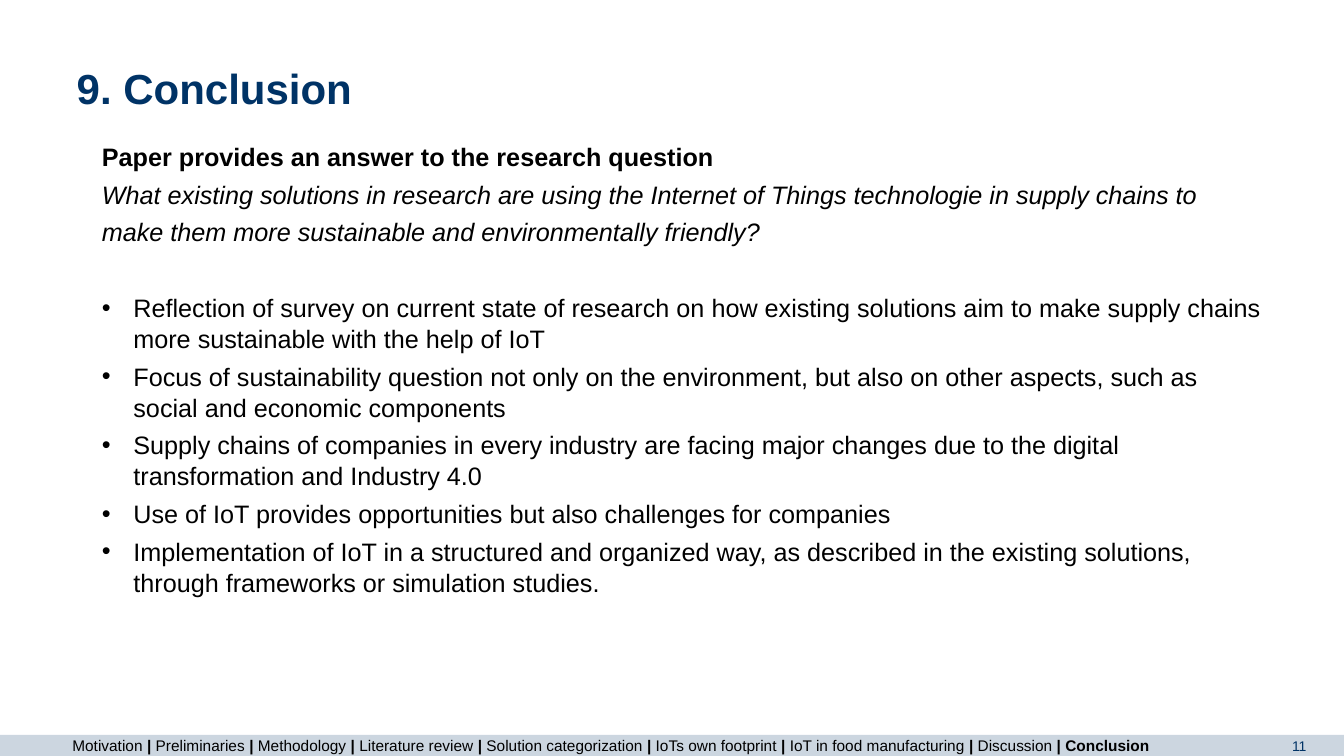
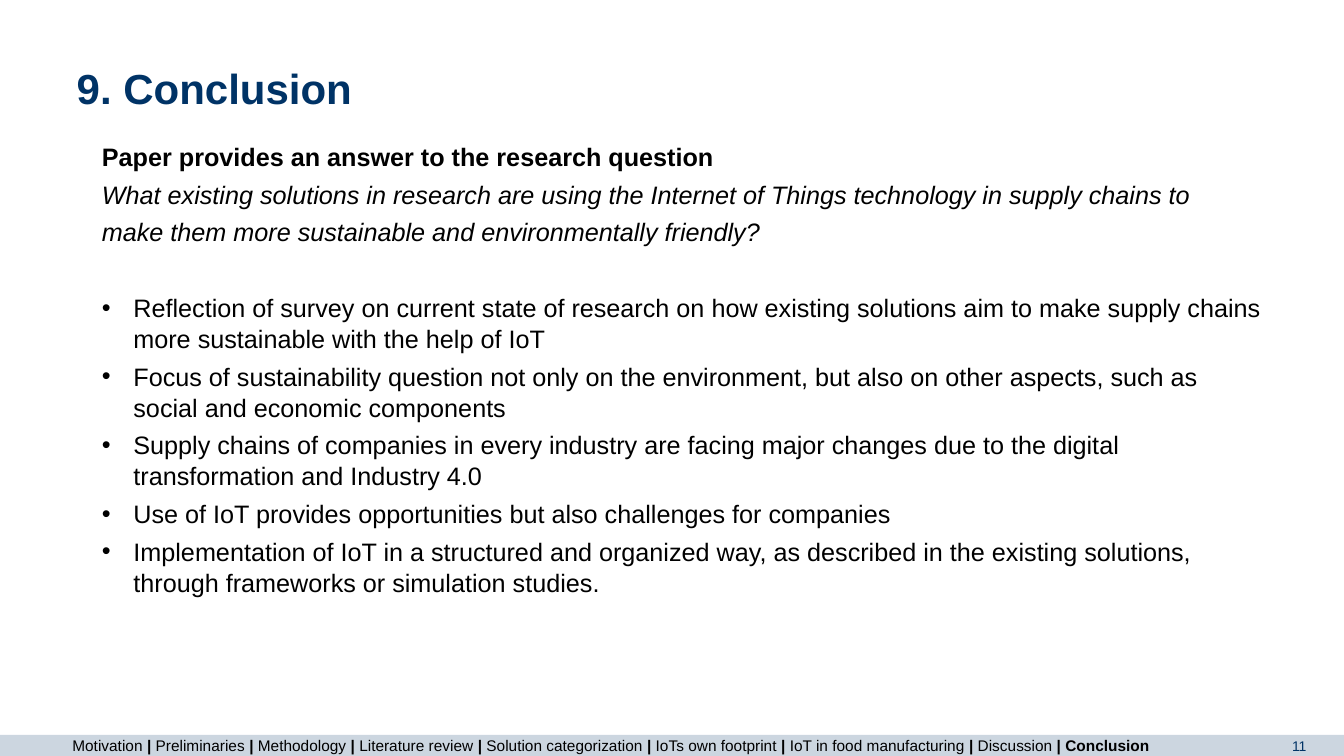
Before and after one commit to majuritz/internet-of-things-seminar, a slide deck: slide 11 of IoT final presentation.pptx. Drawn at 1344x756 pixels with LibreOffice and Linux fonts; fonts in the diff are those of the drawing; background and template pictures are left out. Boxes give left, top, right and bottom in pixels: in the first picture for what was removed or moved away, otherwise in the second. Text is boxed around its words. In the diff, an @@ line names an element or a change of style, - is before the commit and + after.

```diff
--- a/IoT final presentation.pptx
+++ b/IoT final presentation.pptx
@@ text at (102, 185, 1190, 209): text changed @@
-What existing solutions in research are using the Internet of Things technologie in supply chains to
+What existing solutions in research are using the Internet of Things technology in supply chains to
```
Also in this commit, not shown: 2 other slides changed.
